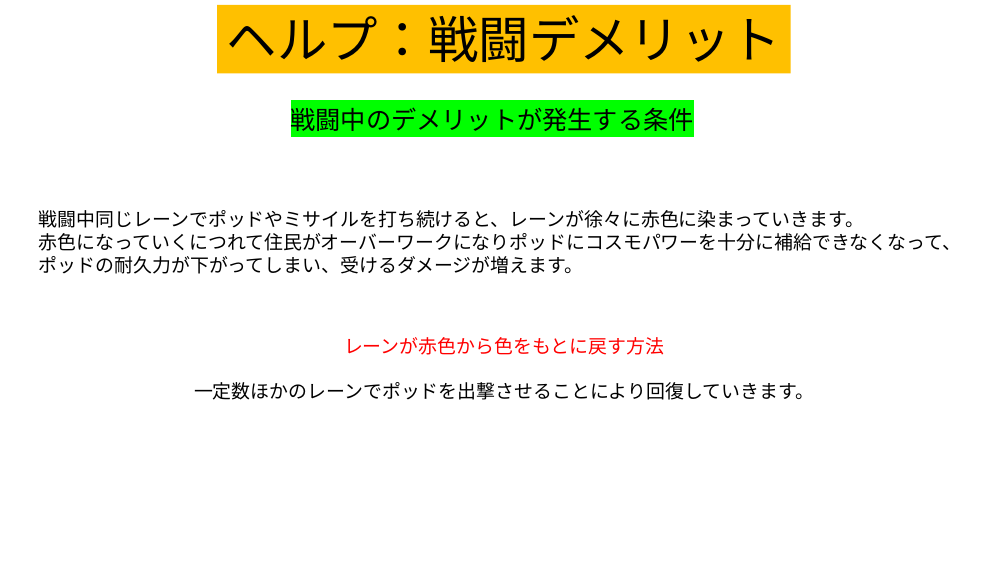
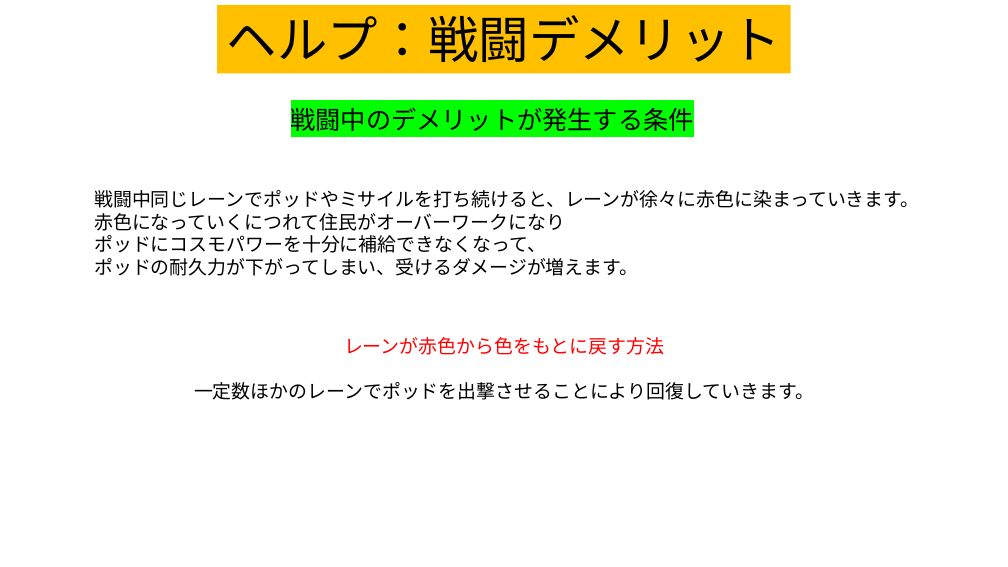
Before and after one commit to team556/team, a slide deck: slide 12 of 説明文.pptx. Drawn at 1008x567 pixels with LibreOffice and Linux fonts; fonts in the diff are those of the drawing. Boxes give left, top, right and bottom in pixels: in the first picture for what was removed or moved away, otherwise in the second. Text is boxed around its words. In the diff, an @@ line names an element or a change of style, - is before the commit and + after.

Commit message:
チュートリアル(戦闘画面)完成。 現在、育成画面途中。
戦闘準備画面1回目チュートリアル、スペシャル技ウインドウ表示されてたので非表示に。

データ消去ボタンに消したい処理を一応書いた。

m_inject_fがどういうわけかSetInjF使ってもtrueにならなかったので、別方法でm_inject_fをONにした。

ヘルプパワポ「十字キー」→「方向キー」に変更。
他、改行や文字位置修正等。

コメント追記。

```diff
--- a/説明文.pptx
+++ b/説明文.pptx
@@ text "戦闘中同じレーンでポッドやミサイルを打ち続けると、レーンが徐々に赤色に染まっていきます。" moved from (x1=39, y1=210, x2=961, y2=274) to (x1=94, y1=190, x2=919, y2=276) @@
@@ text at (x1=94, y1=213, x2=638, y2=276): text changed @@
-赤色になっていくにつれて住民がオーバーワークになりポッドにコスモパワーを十分に補給できなくなって、ポッドの耐久力が下がってしまい、受けるダメージが増えます。
+赤色になっていくにつれて住民がオーバーワークになり
+ポッドにコスモパワーを十分に補給できなくなって、
+ポッドの耐久力が下がってしまい、受けるダメージが増えます。
```
Also in this commit, not shown: 1 other slide changed, 17 other files.
